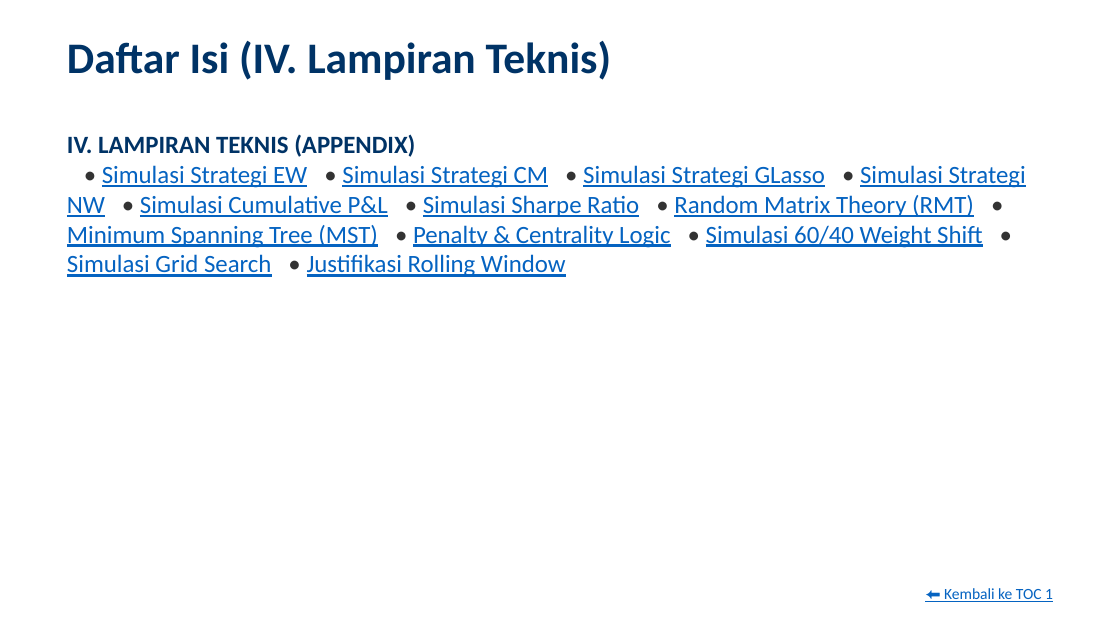
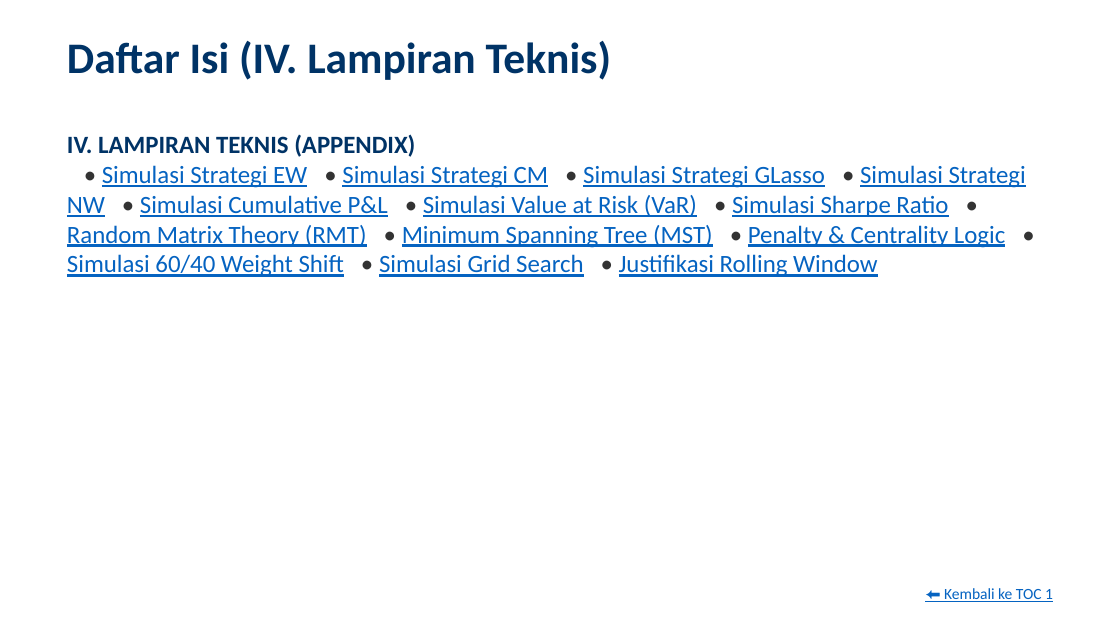
Before and after one commit to ragilrojo/RepoThesis, a slide deck: slide 3 of Presentasi_Proposal_Update.pptx. Drawn at 1120x630 pixels with LibreOffice and Linux fonts; fonts in the diff are those of the drawing. Boxes give left, top, right and bottom in pixels: in the first picture for what was removed or moved away, otherwise in the second. Text is boxed around its words. In the diff, an @@ line names an element or a change of style, - is before the commit and + after.

```diff
--- a/Presentasi_Proposal_Update.pptx
+++ b/Presentasi_Proposal_Update.pptx
@@ text at [67,165,1026,277]: text changed @@
-• Simulasi Strategi EW • Simulasi Strategi CM • Simulasi Strategi GLasso • Simulasi Strategi NW • Simulasi Cumulative P&L • Simulasi Sharpe Ratio • Random Matrix Theory (RMT) • Minimum Spanning Tree (MST) • Penalty & Centrality Logic • Simulasi 60/40 Weight Shift • Simulasi Grid Search • Justifikasi Rolling Window
+• Simulasi Strategi EW • Simulasi Strategi CM • Simulasi Strategi GLasso • Simulasi Strategi NW • Simulasi Cumulative P&L • Simulasi Value at Risk (VaR) • Simulasi Sharpe Ratio • Random Matrix Theory (RMT) • Minimum Spanning Tree (MST) • Penalty & Centrality Logic • Simulasi 60/40 Weight Shift • Simulasi Grid Search • Justifikasi Rolling Window
```
Also in this commit, not shown: 1 slide added, 1 other file.
